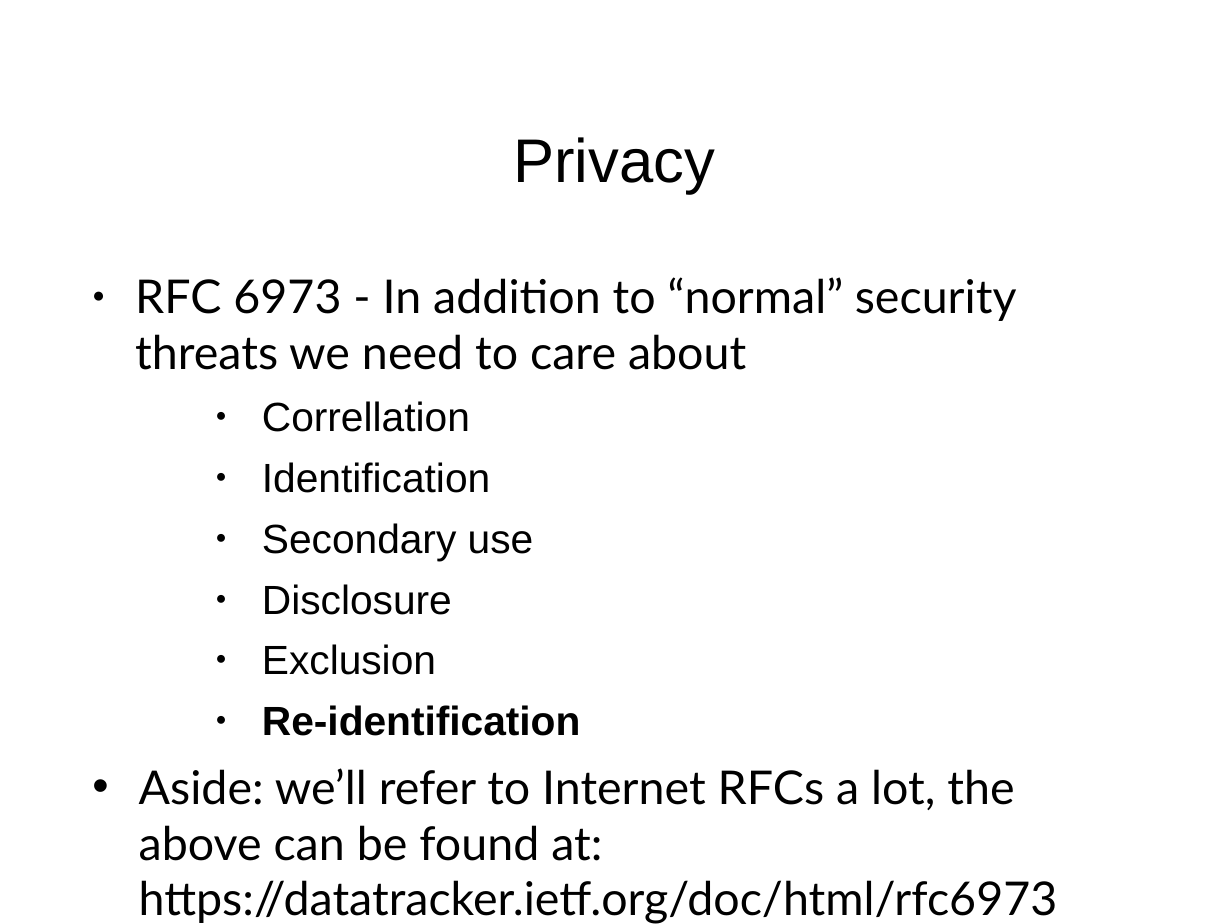
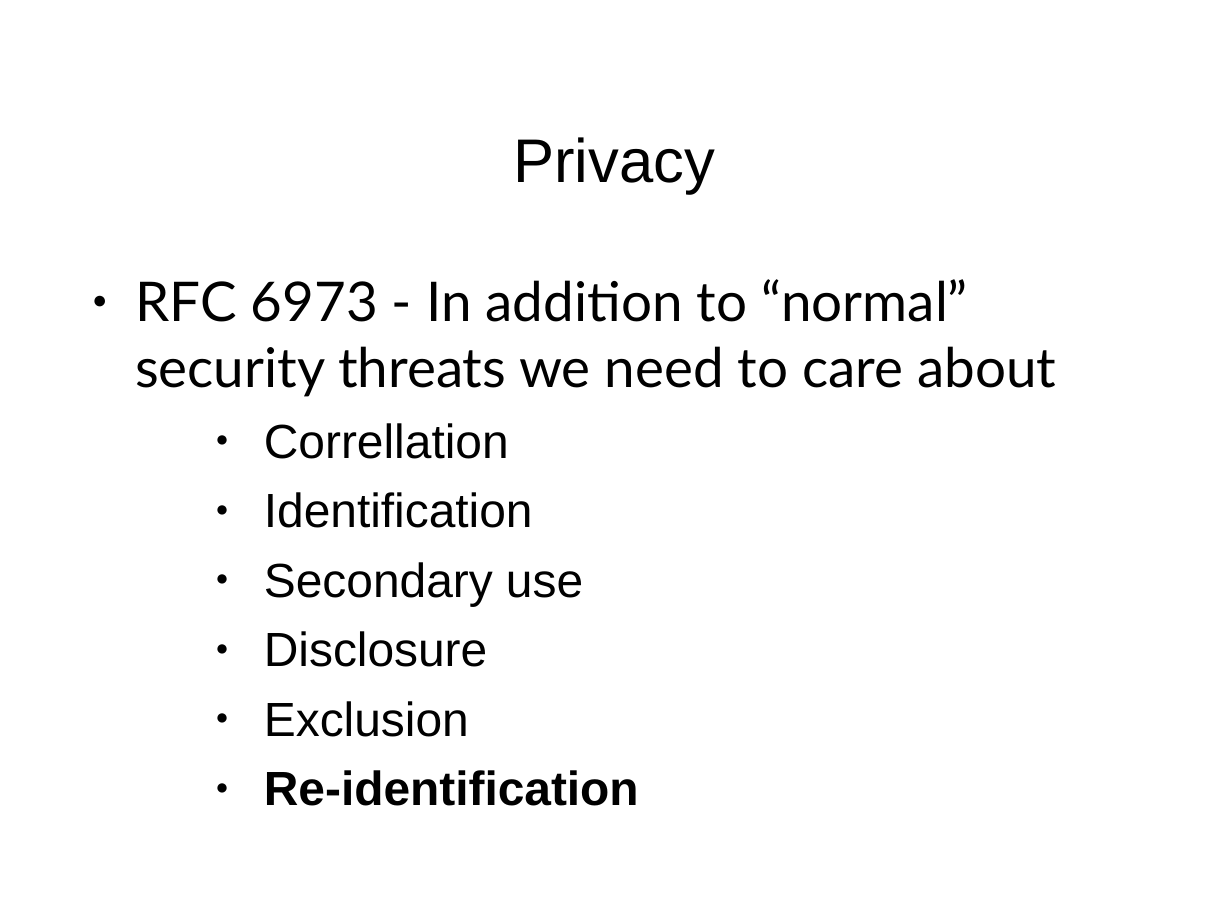
Before and after one commit to sftcd/cs7053, a slide deck: slide 5 of 2024lectures/01-processes.odp. Drawn at 1232x924 pixels with LibreOffice and Linux fonts; fonts in the diff are those of the drawing. Boxes give left, top, right and bottom in pixels: in the first picture for what was removed or moved away, otherwise in the second. Text is boxed around its words. In the diff, an @@ line names an element or a change of style, - is before the commit and + after.

```diff
--- a/2024lectures/01-processes.odp
+++ b/2024lectures/01-processes.odp
@@ text "RFC 6973 - In addition ..." at [135,279,1057,806]: size 27.2 to 32 pt in "RFC 6973 - In addition to “normal” ..."; size 23.8 to 28 pt in "Correllation", "Identification", "Secondary use", "Disclosure" and 2 more places @@
@@ text at [139,768,1058,924]: paragraph removed @@
-• Aside: we’ll refer to Internet RFCs a lot, the above can be found at: https://datatracker.ietf.org/doc/html/rfc6973
```
Also in this commit, not shown: 1 slide added, 4 other files.
